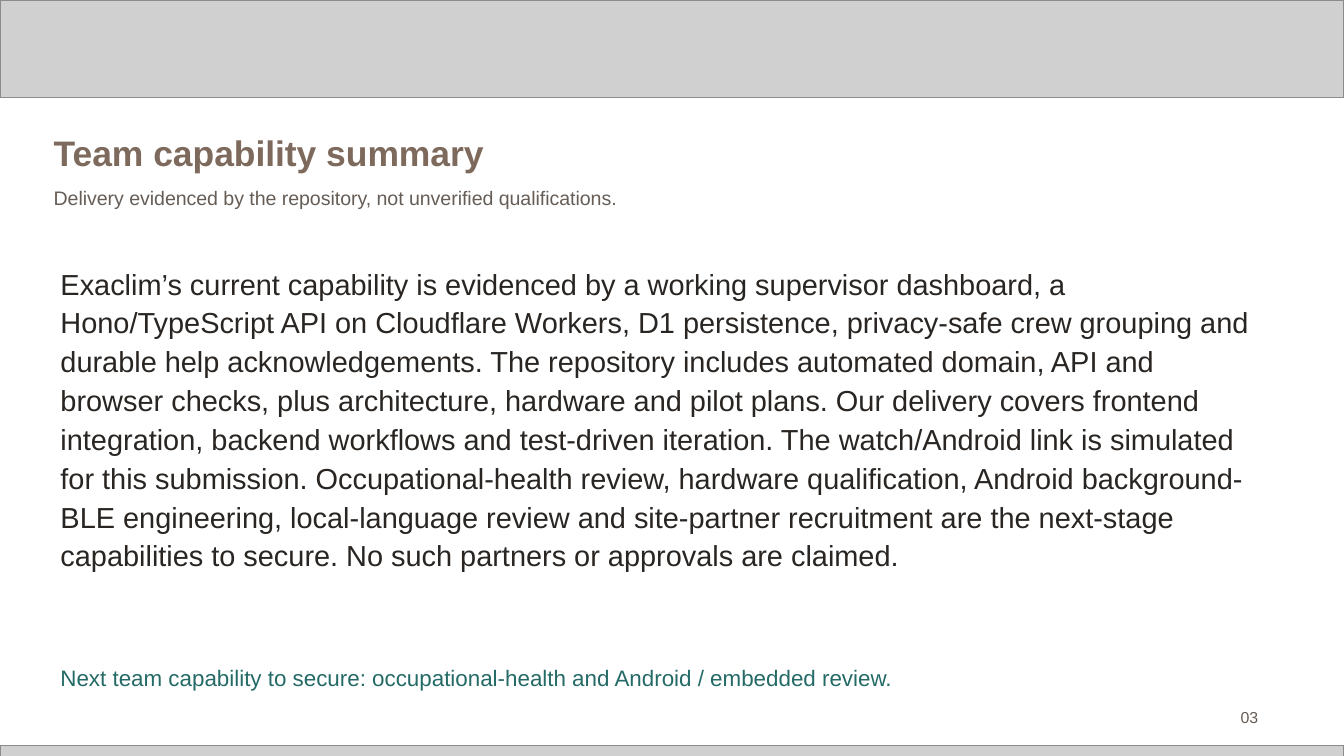
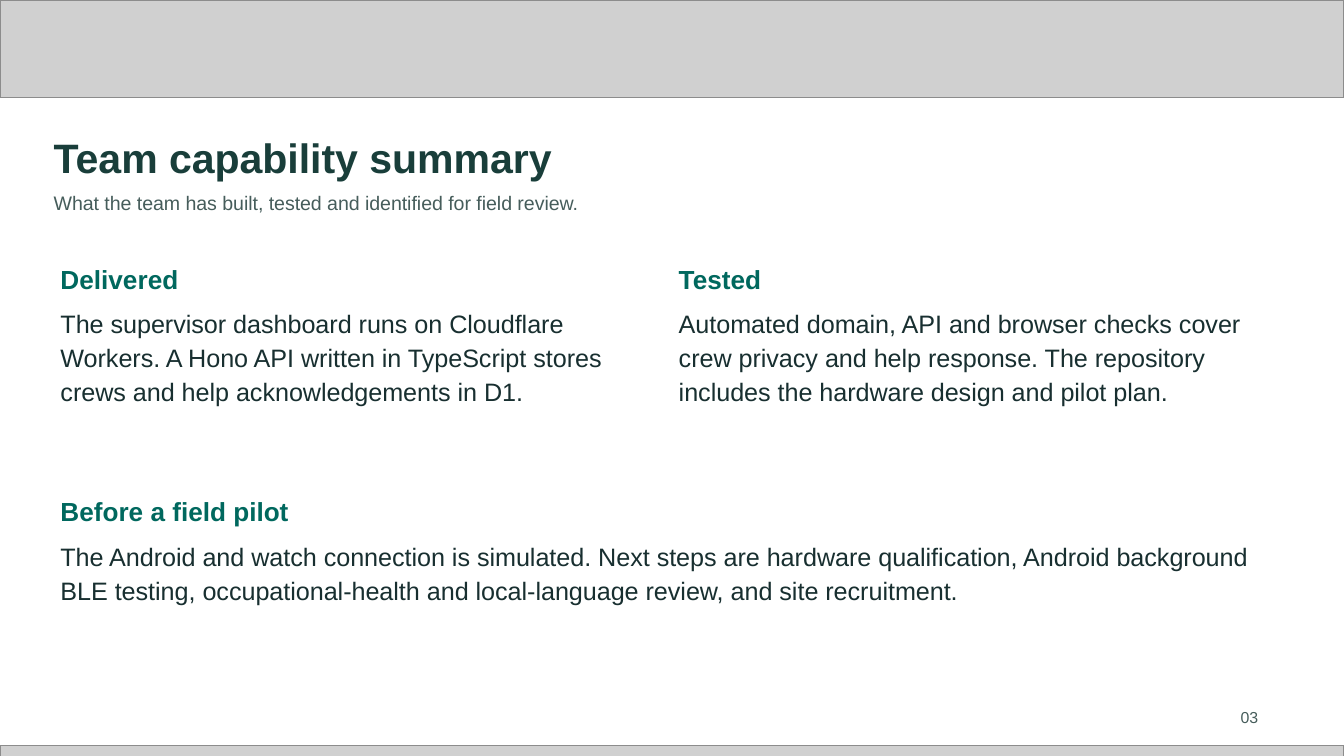
Before and after one commit to sammydamz/exaclim, a slide deck: slide 3 of downloads/submission/Exaclim_Future_Health_Submission.pptx. Drawn at 1344x756 pixels with LibreOffice and Linux fonts; fonts in the diff are those of the drawing; grey boxes stand for pictures. Boxes give left, top, right and bottom in pixels: in the first picture for what was removed or moved away, otherwise in the second. Text is boxed around its words. In the diff, an @@ line names an element or a change of style, - is before the commit and + after.

Commit message:
Improve submission slide hierarchy, evidence layout and architecture legibility

```diff
--- a/downloads/submission/Exaclim_Future_Health_Submission.pptx
+++ b/downloads/submission/Exaclim_Future_Health_Submission.pptx
@@ text "Team capability summary" at box(54, 143, 551, 181): size 19 to 22 pt, text colour #7D6A5C to #193E3A @@
@@ text at box(54, 196, 578, 213): text changed; text colour #665D56 to #465D5B @@
-Delivery evidenced by the repository, not unverified qualifications.
+What the team has built, tested and identified for field review.
@@ text removed at box(60, 274, 1248, 572) @@
-Exaclim’s current capability is evidenced by a working supervisor dashboard, a Hono/TypeScript API on Cloudflare Workers, D1 persistence, privacy-safe crew grouping and durable help acknowledgements. The repository includes automated domain, API and browser checks, plus architecture, hardware and pilot plans. Our delivery covers frontend integration, backend workflows and test-driven iteration. The watch/Android link is simulated for this submission. Occupational-health review, hardware qualification, Android background-BLE engineering, local-language review and site-partner recruitment are the next-stage capabilities to secure. No such partners or approvals are claimed.
@@ text added at box(60, 270, 178, 290), 14 pt, text #00685E, bold @@
+Delivered
@@ text added at box(679, 270, 761, 290), 14 pt, text #00685E, bold @@
+Tested
@@ text added at box(60, 314, 601, 407), 13.5 pt, text #182F30 @@
+The supervisor dashboard runs on Cloudflare Workers. A Hono API written in TypeScript stores crews and help acknowledgements in D1.
@@ text added at box(679, 314, 1240, 407), 13.5 pt, text #182F30 @@
+Automated domain, API and browser checks cover crew privacy and help response. The repository includes the hardware design and pilot plan.
@@ text added at box(60, 502, 288, 527), 14 pt, text #00685E, bold @@
+Before a field pilot
@@ text added at box(60, 547, 1248, 605), 13.5 pt, text #182F30 @@
+The Android and watch connection is simulated. Next steps are hardware qualification, Android background BLE testing, occupational-health and local-language review, and site recruitment.
@@ text removed at box(60, 669, 892, 691) @@
-Next team capability to secure: occupational-health and Android / embedded review.
@@ text "03" at box(1241, 712, 1259, 723): text colour #665D56 to #465D5B @@
```
Also in this commit, not shown: 13 other slides changed, 7 other files.
